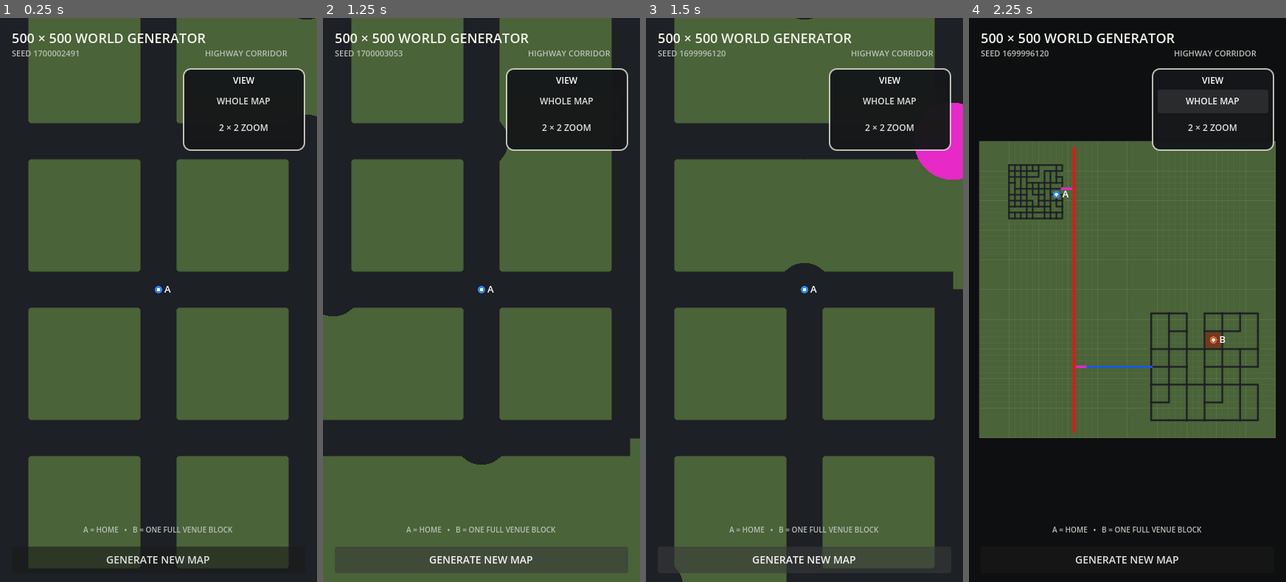
Above: before the commit, frames 1-4 (left to right).
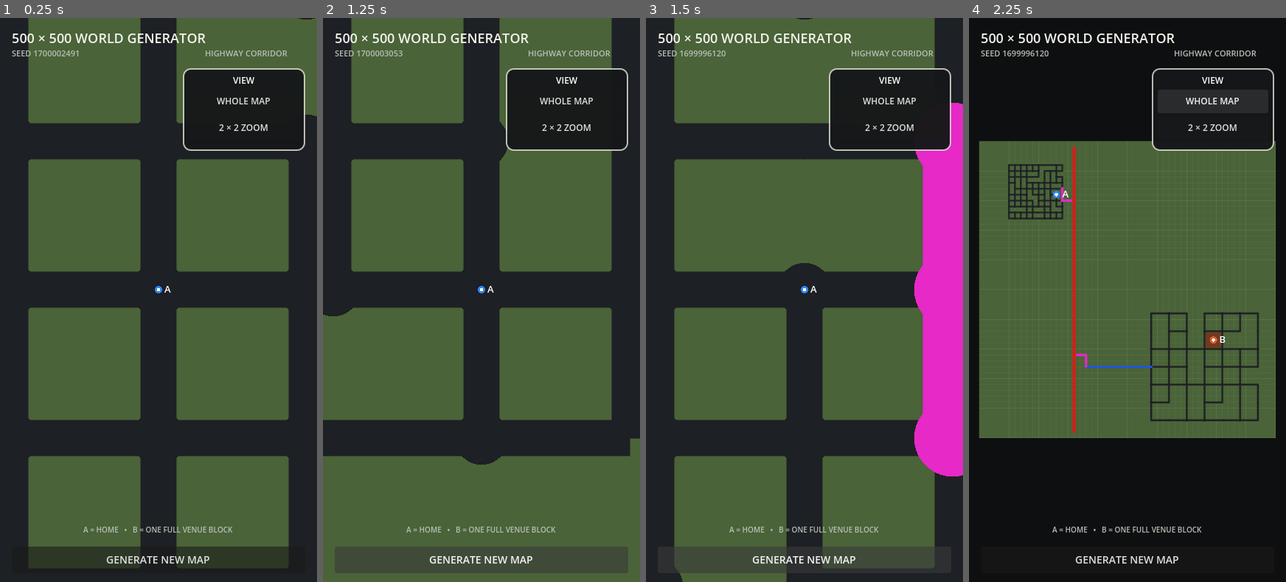
Above: after the commit, the same moments.

Repository: patrickcallahancomedy/comedian
Game: Godot game, scene res://scenes/drive/grid_world_prototype.tscn
Two runs of this game, one before a commit and one after it. Both use one fixed random seed, a clock stepped at 60 frames per second and the inputs below. This scene is started directly instead of the project's main scene.
Inputs:
- Up to frame 1 (0.25 s): no input
- Up to frame 2 (1.25 s): click "GENERATE NEW MAP" at 0.5 s
- Up to frame 3 (1.5 s): click "GENERATE NEW MAP" at 1.25 s
- Up to frame 4 (2.25 s): click "WHOLE MAP" at 2 s

Frames 1-2 are identical in both runs. In frame 3, 7.0% of the frame differs, in the area x 84-100%, y 26-82%; in frame 4, 0.1%.

Commit message:
Run highway ramps parallel before connector roads

Diff:
--- a/godot/scripts/drive/grid_world_generator.gd
+++ b/godot/scripts/drive/grid_world_generator.gd
@@ -860,11 +860,13 @@
 	if horizontal_highway:
 		var highway_y: int = highway_start.y
 		var side: int = -1 if gateway.y < highway_y else 1
-		var merge_x: int = clampi(
+		var connector_x: int = clampi(
 			_snap_int(gateway.x, CONNECTOR_STEP),
 			HIGHWAY_EDGE_MARGIN + RAMP_RUN,
 			GRID_SIZE - HIGHWAY_EDGE_MARGIN - RAMP_RUN
 		)
+		var run_sign: int = 1 if connector_x < GRID_SIZE / 2 else -1
+		var merge_x: int = connector_x + run_sign * RAMP_RUN
 
 		merge = Vector2i(merge_x, highway_y)
 		ramp_turn = Vector2i(
@@ -872,17 +874,19 @@
 			highway_y + side * RAMP_STANDOFF
 		)
 		connector_end = Vector2i(
-			gateway.x,
+			connector_x,
 			ramp_turn.y
 		)
 	else:
 		var highway_x: int = highway_start.x
 		var side: int = -1 if gateway.x < highway_x else 1
-		var merge_y: int = clampi(
+		var connector_y: int = clampi(
 			_snap_int(gateway.y, CONNECTOR_STEP),
 			HIGHWAY_EDGE_MARGIN + RAMP_RUN,
 			GRID_SIZE - HIGHWAY_EDGE_MARGIN - RAMP_RUN
 		)
+		var run_sign: int = 1 if connector_y < GRID_SIZE / 2 else -1
+		var merge_y: int = connector_y + run_sign * RAMP_RUN
 
 		merge = Vector2i(highway_x, merge_y)
 		ramp_turn = Vector2i(
@@ -891,7 +895,7 @@
 		)
 		connector_end = Vector2i(
 			ramp_turn.x,
-			gateway.y
+			connector_y
 		)
 
 	connector_end = _clamp_to_world(
@@ -914,7 +918,8 @@
 		false
 	)
 
-	# Purple ramp: one clean turn from the connector into the highway.
+	# Purple ramp: first runs parallel to the highway, then makes the short
+	# final turn into the highway. The blue connector meets its outer end.
 	_add_grid_path(
 		connector_end,
 		ramp_turn,
